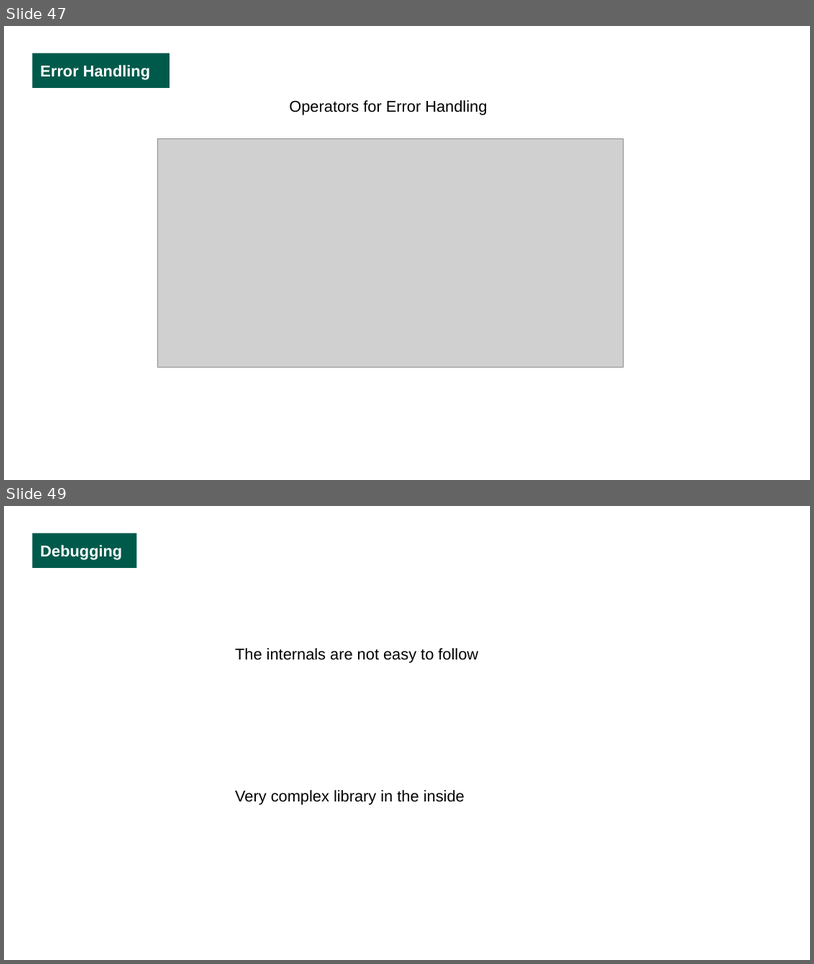
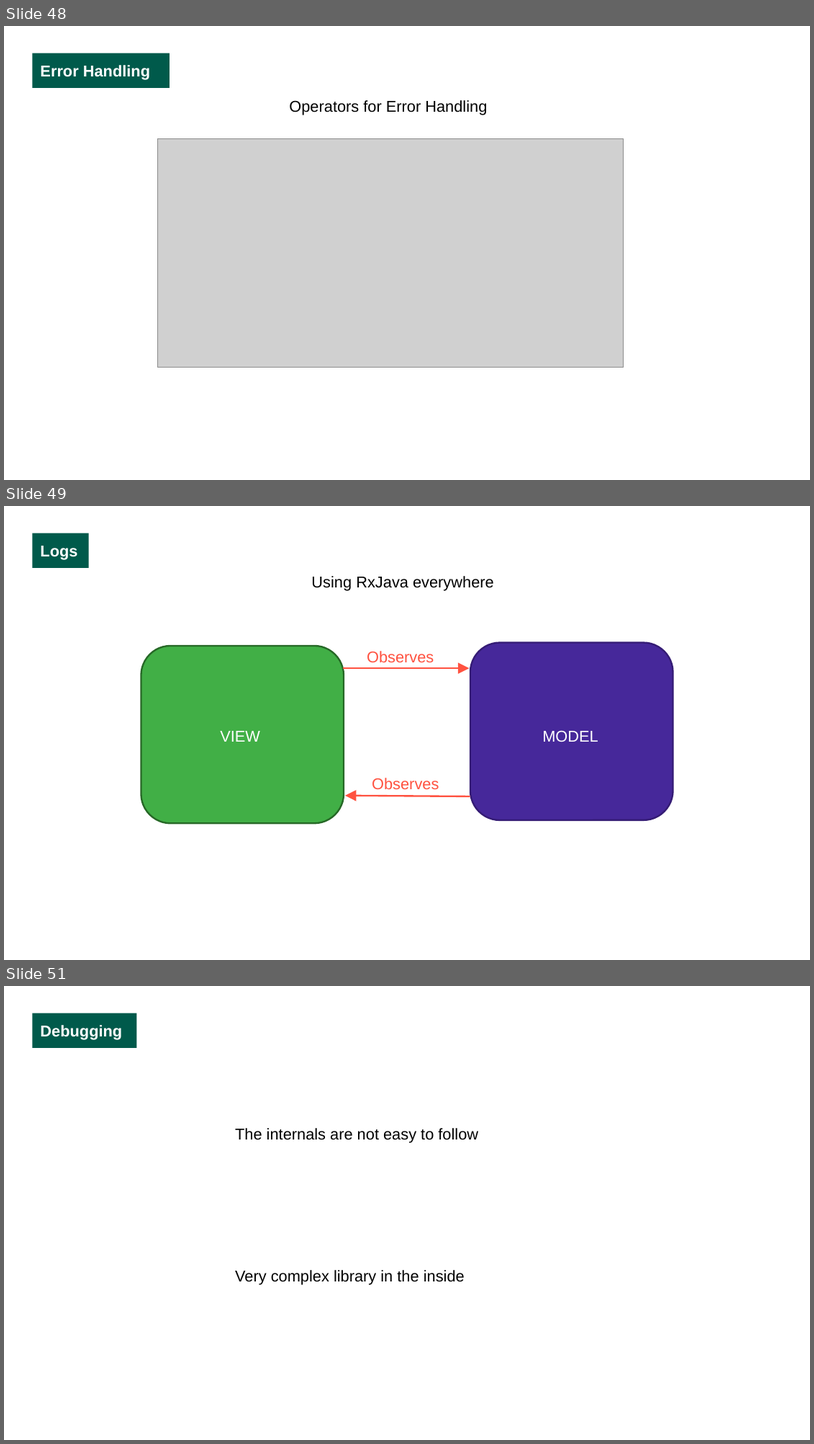
Before and after one commit to luciapayo/DroidconPresentation, a slide deck: Presentation/DroidconRx.potx.pptx. Shown one above the other, each under a label of ours: slides 47 and 49 before the commit, slides 48, 49 and 51 after it; the slides between them are not shown. The pictures are 814x964 and 814x1444 pixels, drawn with LibreOffice and Linux fonts; fonts in the diff are those of the drawing; grey boxes stand for pictures; background and template pictures are left out. Boxes give left, top, right and bottom in pixels: in the first picture for what was removed or moved away, otherwise in the second. Text is boxed around its words. In the diff, an @@ line names an element or a change of style, - is before the commit and + after.

Commit message:
Logs and hot/cold observables

```diff
--- a/Presentation/DroidconRx.potx.pptx
+++ b/Presentation/DroidconRx.potx.pptx
@@ slide 49 added at bbox=[4, 506, 810, 960], background picture (left out) @@
@@ rectangle added at bbox=[32, 533, 89, 568], fill #005A4B, 14 pt, text #FFFFFF, bold @@
+Logs
@@ text added at bbox=[311, 576, 494, 591], 14 pt, text #000000 @@
+Using RxJava everywhere
@@ rounded rectangle added at bbox=[141, 646, 344, 823], fill #41AF46, outline #266826 1.5 pt @@
@@ text added at bbox=[367, 651, 434, 662], 14 pt, text #FF5240 @@
+Observes
@@ rounded rectangle added at bbox=[471, 642, 674, 820], fill #46289A, outline #351C75 1.5 pt @@
@@ arrow added from (344, 668) to (469, 668), #FF5240 1.5 pt @@
@@ text added at bbox=[220, 731, 260, 741], 14 pt, text #FFFFFF @@
+VIEW
@@ text added at bbox=[543, 731, 599, 741], 14 pt, text #FFFFFF @@
+MODEL
@@ text added at bbox=[372, 777, 439, 789], 14 pt, text #FF5240 @@
+Observes
@@ arrow added from (470, 796) to (345, 795), #FF5240 1.5 pt @@
@@ what was slide 47 is now slide 48 @@
@@ what was slide 49 is now slide 51 @@
```
Also in this commit, not shown: 16 slides changed, 8 other slides added, 3 slides removed, 2 other files.
